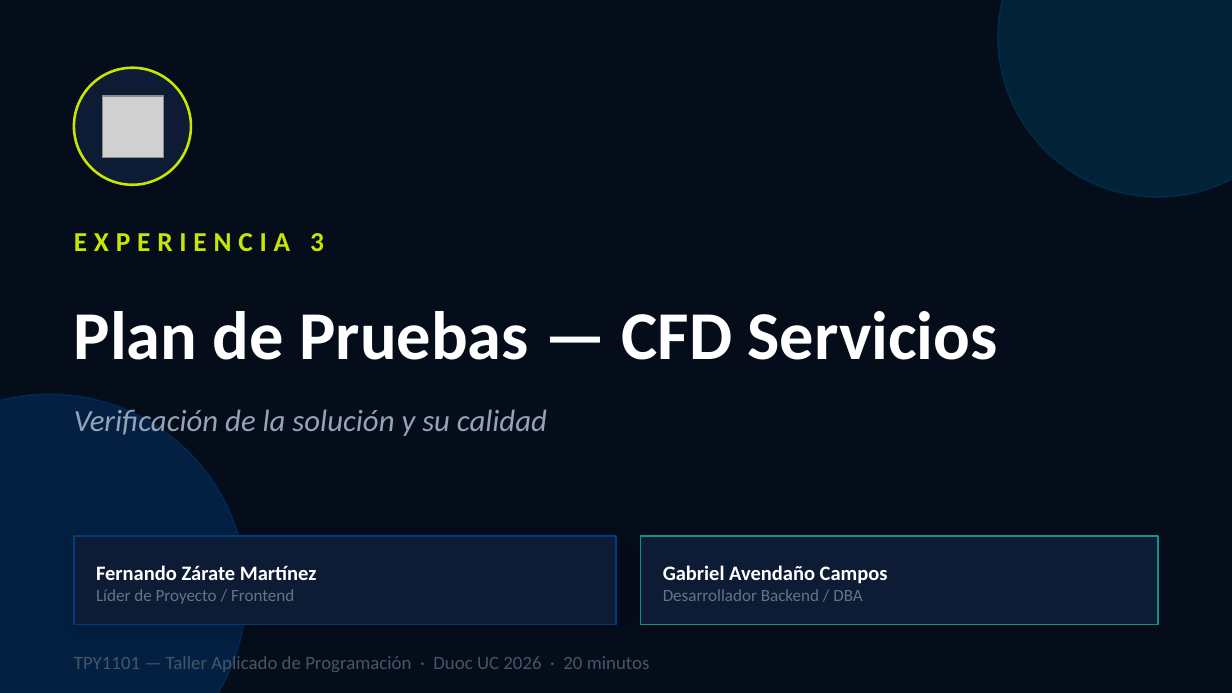
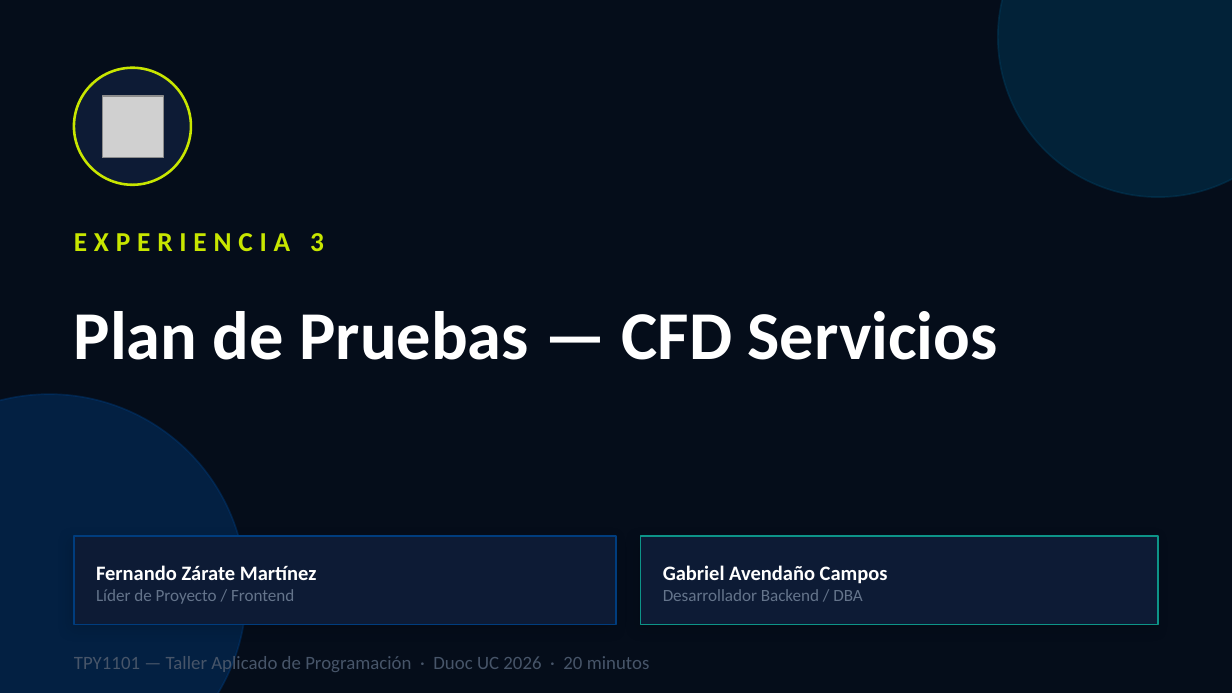
Before and after one commit to cristianoZarate/CFD-Servicios-de-limpieza, a slide deck: slide 1 of Documentación/EP3_Plan_de_Pruebas.pptx. Drawn at 1232x693 pixels with LibreOffice and Linux fonts; fonts in the diff are those of the drawing; grey boxes stand for pictures. Boxes give left, top, right and bottom in pixels: in the first picture for what was removed or moved away, otherwise in the second. Text is boxed around its words. In the diff, an @@ line names an element or a change of style, - is before the commit and + after.

```diff
--- a/Documentación/EP3_Plan_de_Pruebas.pptx
+++ b/Documentación/EP3_Plan_de_Pruebas.pptx
@@ text removed at (74,409,547,436) @@
-Verificación de la solución y su calidad
```
Also in this commit, not shown: 2 other slides changed, 1 other file.
